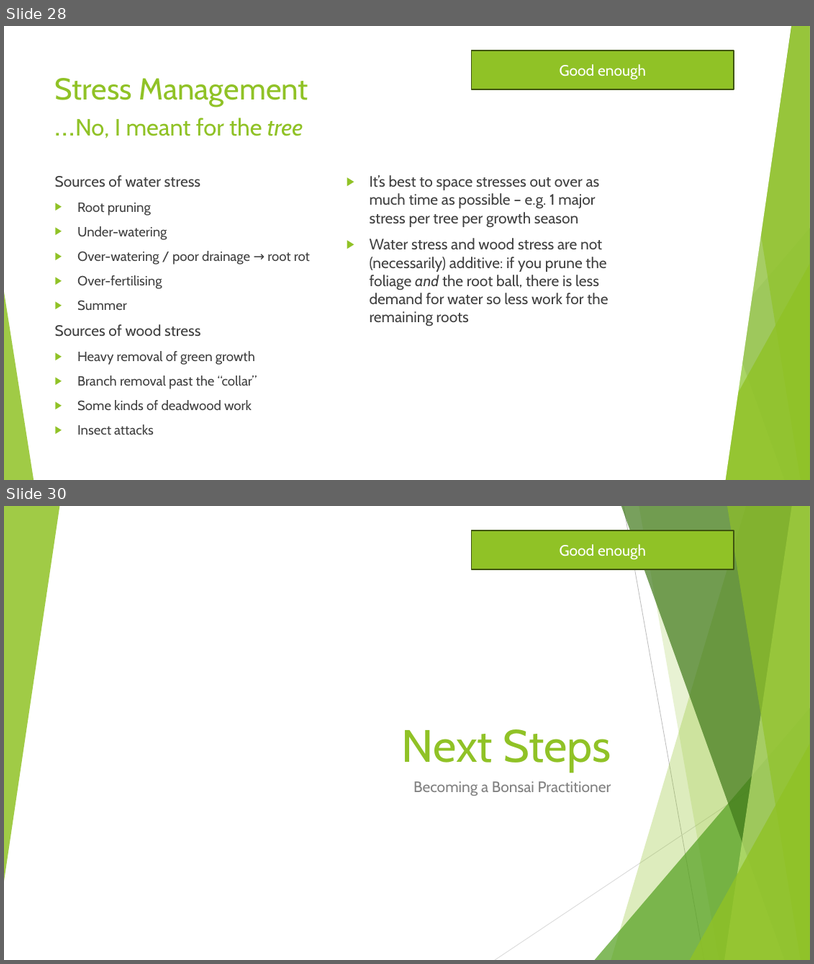
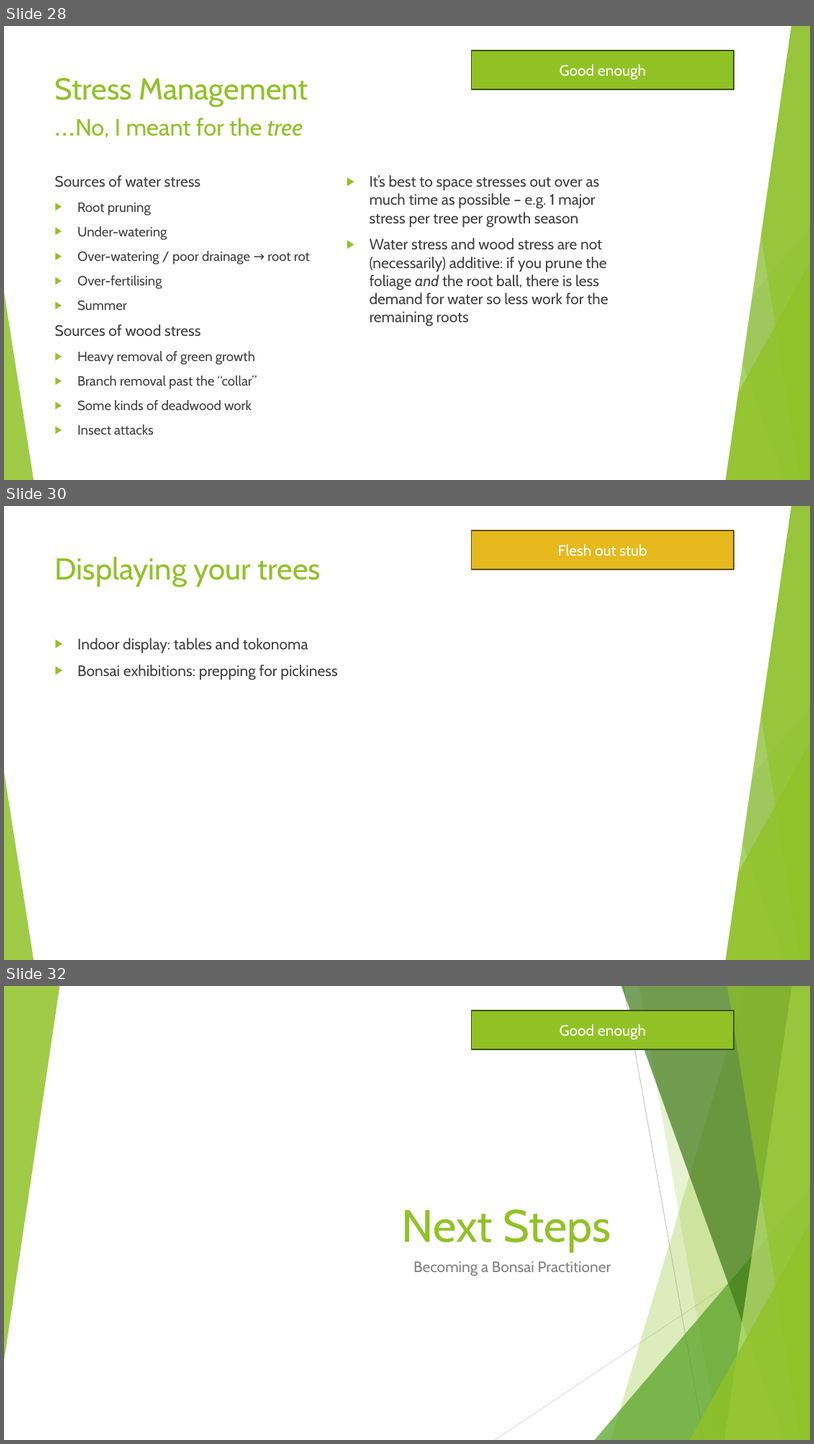
Before and after one commit to AlexLabram/Bonsai, a slide deck: Courseware/Bonsai On A Budget (running).pptx. Shown one above the other, each under a label of ours: slides 28 and 30 before the commit, slides 28, 30 and 32 after it; the slides between them are not shown. The pictures are 814x964 and 814x1444 pixels, drawn with LibreOffice and Linux fonts; fonts in the diff are those of the drawing. Boxes give left, top, right and bottom in pixels: in the first picture for what was removed or moved away, otherwise in the second. Text is boxed around its words. In the diff, an @@ line names an element or a change of style, - is before the commit and + after.

Commit message:
Added stub slides for death and display

```diff
--- a/Courseware/Bonsai On A Budget (running).pptx
+++ b/Courseware/Bonsai On A Budget (running).pptx
@@ slide 30 added at bbox=[4, 506, 810, 960], background #FFFFFF; not listed: 10 template elements that a slide beside it also shows @@
@@ parallelogram added at bbox=[456, 506, 791, 960], fill #FFFFFF, outline #FFFFFF 1.5 pt @@
@@ rectangle added at bbox=[471, 530, 734, 569], fill #E6B91E, outline #65510D 1.5 pt, 18 pt, text #FFFFFF @@
+Flesh out stub
@@ title added at bbox=[55, 556, 321, 587], 36 pt, text #90C226 @@
+Displaying your trees
@@ text added at bbox=[77, 638, 337, 680], 18 pt, text #404040 @@
+▶ Indoor display: tables and tokonoma
+▶ Bonsai exhibitions: prepping for pickiness
@@ what was slide 30 is now slide 32 @@
```
Also in this commit, not shown: 1 slide changed, 1 other slide added.
